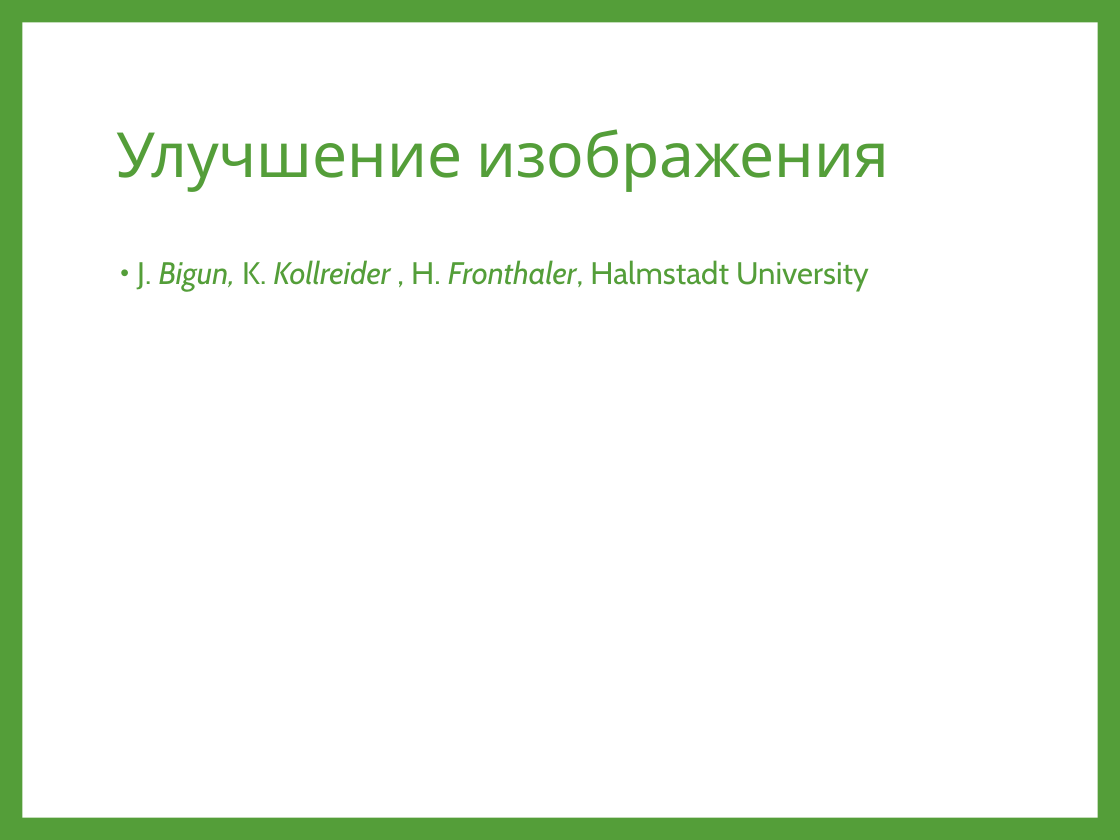
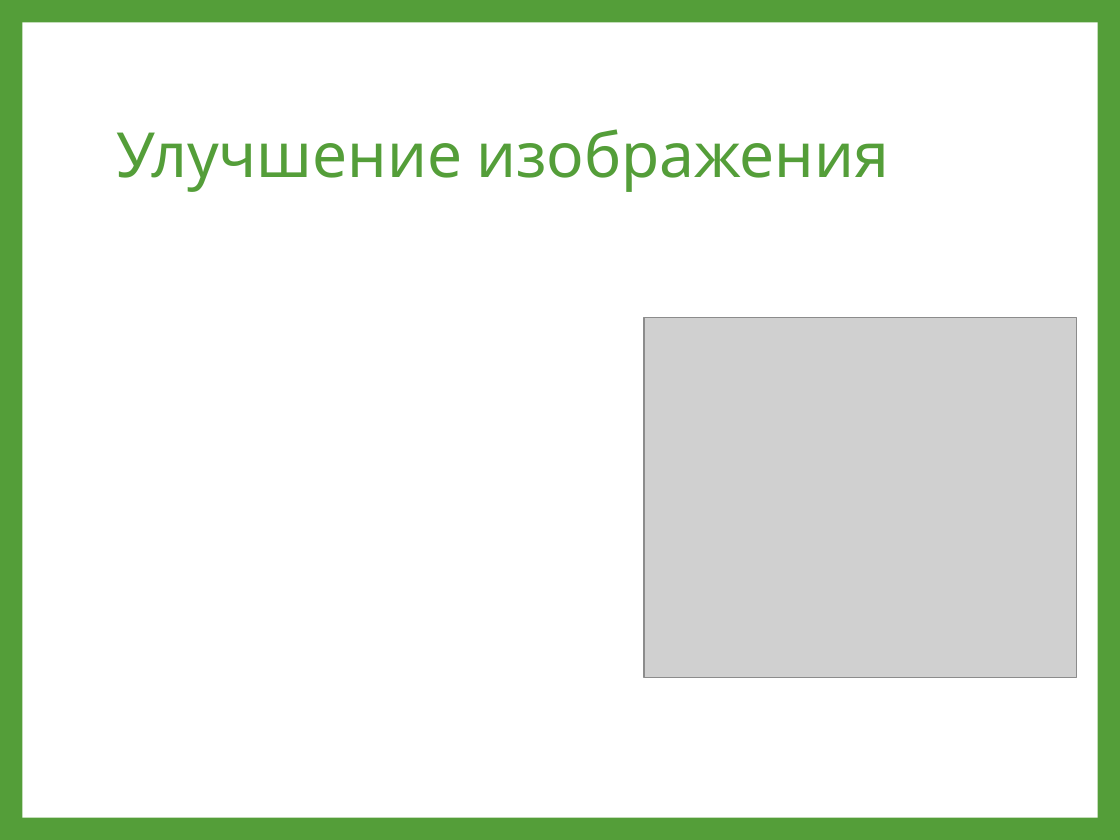
Before and after one commit to swapnilghorpade/cuda-fingerprinting, a slide deck: slide 12 of Publications/15.03.2013 - SPIIRAS/Опыт решения задачи дактилоскопической идентификации с использованием GPGPU.pptx (slide 11 before the commit). Drawn at 1120x840 pixels with LibreOffice and Linux fonts; fonts in the diff are those of the drawing; grey boxes stand for pictures. Boxes give left, top, right and bottom in pixels: in the first picture for what was removed or moved away, otherwise in the second. Text is boxed around its words. In the diff, an @@ line names an element or a change of style, - is before the commit and + after.

Commit message:
- updated ppt

```diff
--- a/Publications/15.03.2013 - SPIIRAS/Опыт решения задачи дактилоскопической идентификации с использованием GPGPU.pptx
+++ b/Publications/15.03.2013 - SPIIRAS/Опыт решения задачи дактилоскопической идентификации с использованием GPGPU.pptx
@@ text removed at [137, 260, 869, 291] @@
-• J. Bigun, K. Kollreider , H. Fronthaler, Halmstadt University
@@ picture added at [644, 317, 1076, 676] @@
```
Also in this commit, not shown: 3 other slides changed, 9 slides added, 5 slides removed.
